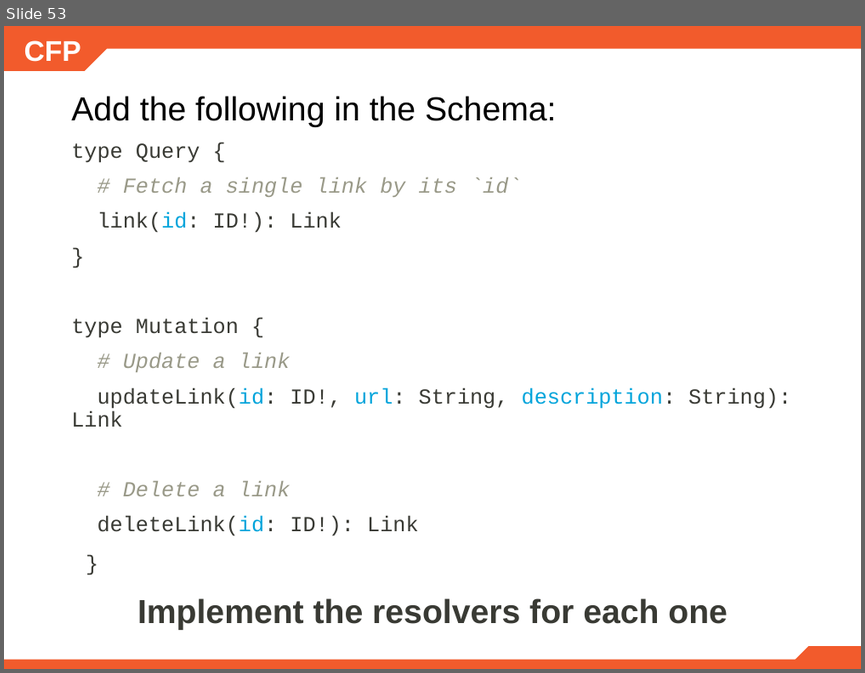
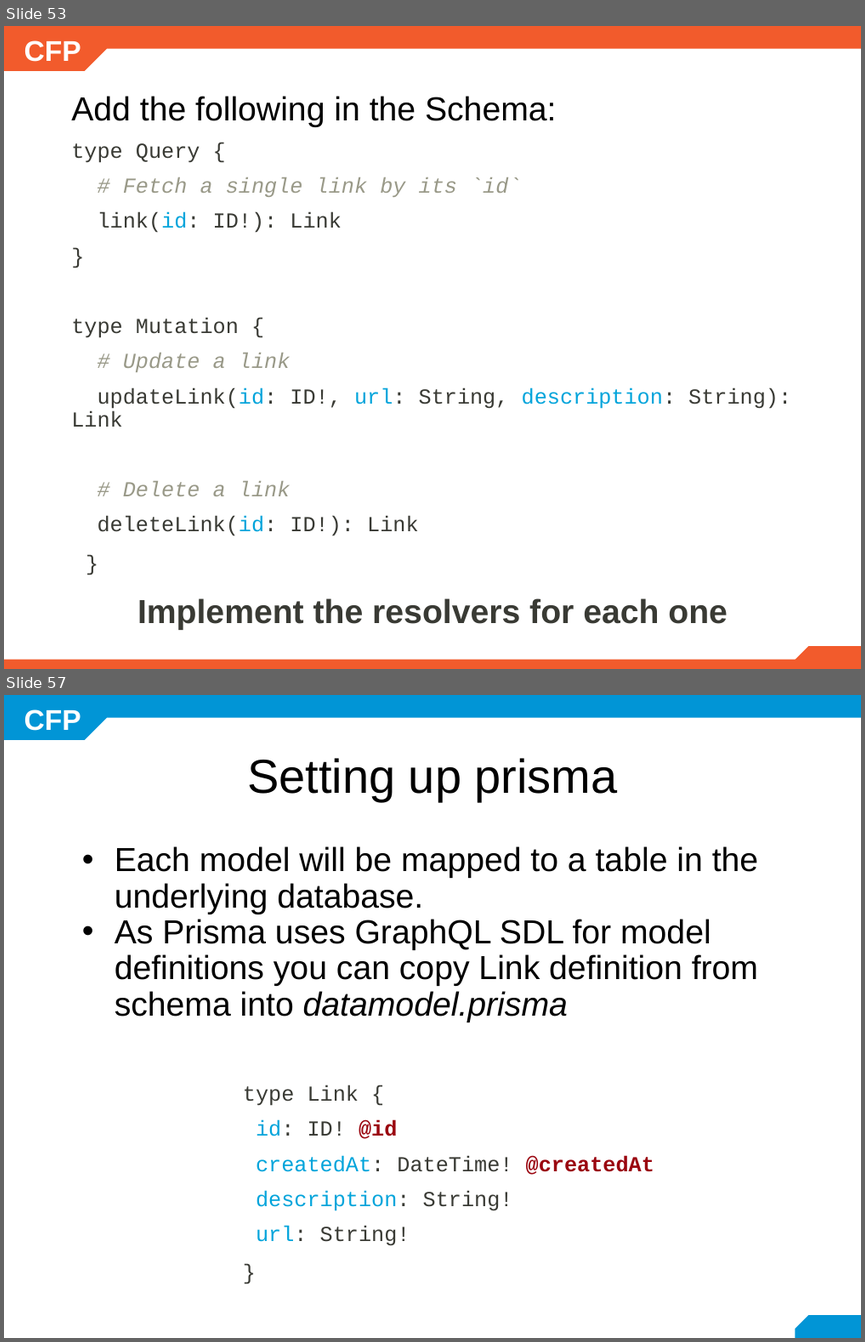
Before and after one commit to mariela21180/cfp-2019, a slide deck: modulo6/6.3.1/- GraphQL.pptx. Shown one above the other, each under a label of ours: slide 53 before the commit, slides 53 and 57 after it; the slides between them are not shown. The pictures are 865x673 and 865x1342 pixels, drawn with LibreOffice and Linux fonts; fonts in the diff are those of the drawing; background and template pictures are left out. Boxes give left, top, right and bottom in pixels: in the first picture for what was removed or moved away, otherwise in the second. Text is boxed around its words. In the diff, an @@ line names an element or a change of style, - is before the commit and + after.

Commit message:
6.3.1 - GraphQL

```diff
--- a/modulo6/6.3.1/- GraphQL.pptx
+++ b/modulo6/6.3.1/- GraphQL.pptx
@@ slide 57 added at <box>4,695,861,1338</box>, background #FFFFFF; not listed: 1 template element that a slide beside it also shows @@
@@ snip rect added at <box>4,695,107,740</box>, fill #0195D6 @@
@@ rectangle added at <box>100,695,861,718</box>, fill #0195D6 @@
@@ title added at <box>247,758,618,801</box>, 40 pt, text #000000 @@
+Setting up prisma
@@ text added at <box>114,846,758,1245</box>, 28 pt, text #000000 @@
+• Each model will be mapped to a table in the underlying database.
+• As Prisma uses GraphQL SDL for model definitions you can copy Link definition from schema into datamodel.prisma
+type Link {
+id: ID! @id
+createdAt: DateTime! @createdAt
+description: String!
+url: String!
+}
@@ snip rect added at <box>794,1315,861,1338</box>, fill #0195D6 @@
```
Also in this commit, not shown: 1 slide changed, 38 other slides added, 1 other file.
